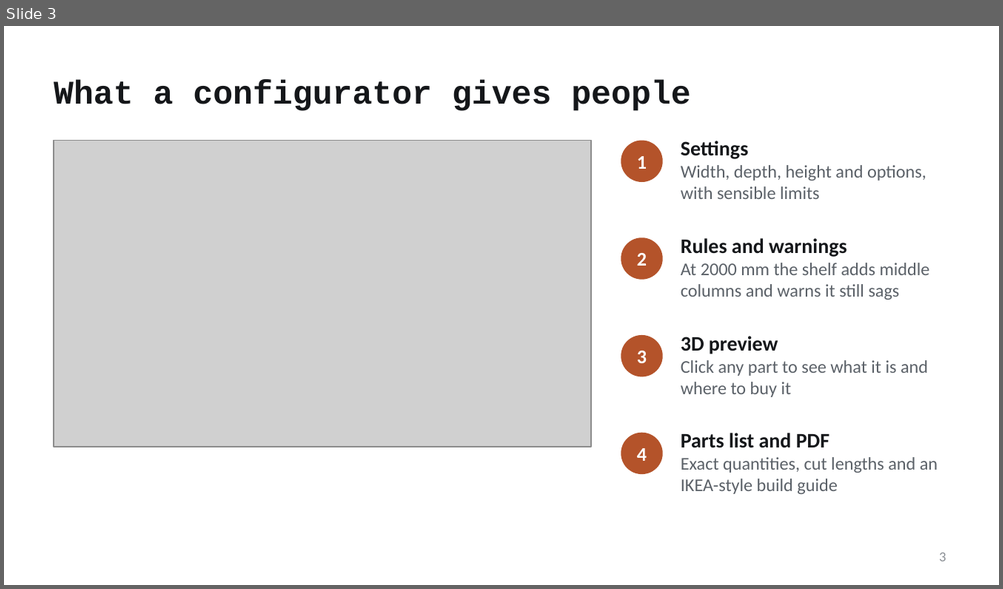
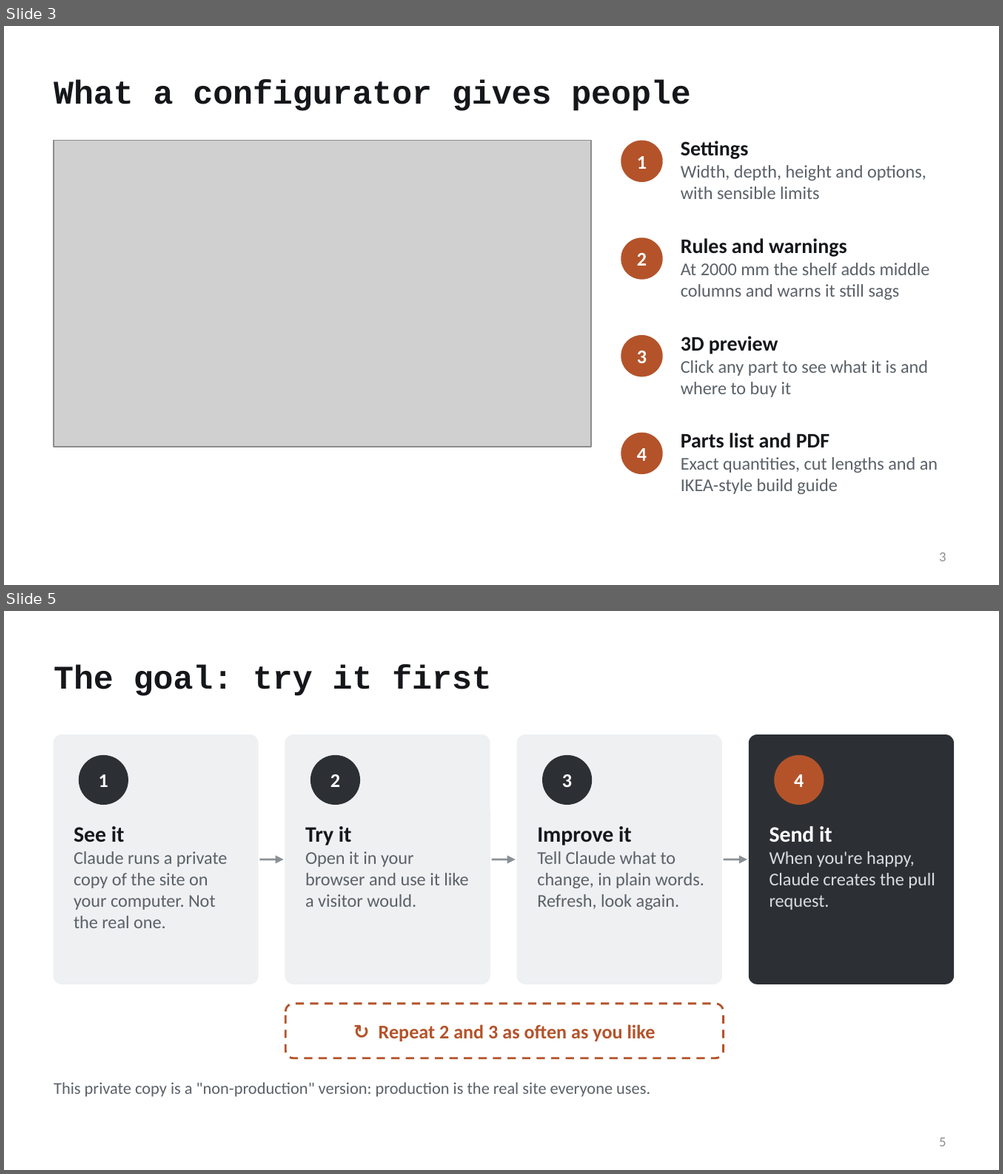
Before and after one commit to mfprado/acrylic-furniture, a slide deck: docs/contributing-guide.pptx. Shown one above the other, each under a label of ours: slide 3 before the commit, slides 3 and 5 after it; the slides between them are not shown. The pictures are 1003x589 and 1003x1174 pixels, drawn with LibreOffice and Linux fonts; fonts in the diff are those of the drawing; grey boxes stand for pictures. Boxes give left, top, right and bottom in pixels: in the first picture for what was removed or moved away, otherwise in the second. Text is boxed around its words. In the diff, an @@ line names an element or a change of style, - is before the commit and + after.

```diff
--- a/docs/contributing-guide.pptx
+++ b/docs/contributing-guide.pptx
@@ slide 5 added at (x1=4, y1=611, x2=999, y2=1170), background #FFFFFF @@
@@ title added at (x1=54, y1=665, x2=491, y2=696), 24 pt, text #15171A, bold @@
+The goal: try it first
@@ rounded rectangle added at (x1=54, y1=735, x2=258, y2=984), fill #EEF0F2, outline #EEF0F2 1 pt @@
@@ rounded rectangle added at (x1=285, y1=735, x2=489, y2=984), fill #EEF0F2, outline #EEF0F2 1 pt @@
@@ rounded rectangle added at (x1=518, y1=735, x2=721, y2=984), fill #EEF0F2, outline #EEF0F2 1 pt @@
@@ rounded rectangle added at (x1=749, y1=735, x2=953, y2=984), fill #2C3035, outline #2C3035 1 pt @@
@@ ellipse added at (x1=79, y1=755, x2=128, y2=805), fill #2C3035, 14 pt, text #FFFFFF, bold @@
+1
@@ ellipse added at (x1=310, y1=755, x2=360, y2=805), fill #2C3035, 14 pt, text #FFFFFF, bold @@
+2
@@ ellipse added at (x1=542, y1=755, x2=592, y2=805), fill #2C3035, 14 pt, text #FFFFFF, bold @@
+3
@@ ellipse added at (x1=774, y1=755, x2=823, y2=805), fill #B4532A, 14 pt, text #FFFFFF, bold @@
+4
@@ text added at (x1=74, y1=826, x2=227, y2=928), 13 pt, text #5B6168 @@
+See it
+Claude runs a private copy of the site on your computer. Not the real one.
@@ text added at (x1=305, y1=826, x2=468, y2=907), 13 pt, text #5B6168 @@
+Try it
+Open it in your browser and use it like a visitor would.
@@ text added at (x1=537, y1=826, x2=704, y2=910), 13 pt, text #5B6168 @@
+Improve it
+Tell Claude what to change, in plain words. Refresh, look again.
@@ text added at (x1=769, y1=826, x2=935, y2=910), 13 pt, text #D9DCDF @@
+Send it
+When you're happy, Claude creates the pull request.
@@ arrow added from (259, 860) to (284, 860), #8A8F94 1.5 pt @@
@@ arrow added from (492, 860) to (515, 860), #8A8F94 1.5 pt @@
@@ arrow added from (723, 860) to (747, 860), #8A8F94 1.5 pt @@
@@ rounded rectangle added at (x1=285, y1=1004, x2=723, y2=1059), fill #FFFFFF, outline #B4532A 1.5 pt dashed @@
@@ text added at (x1=378, y1=1025, x2=655, y2=1042), 14 pt, text #B4532A, bold @@
+↻ Repeat 2 and 3 as often as you like
@@ text added at (x1=54, y1=1082, x2=650, y2=1097), 12 pt, text #5B6168 @@
+This private copy is a "non-production" version: production is the real site everyone uses.
@@ page number added at (x1=939, y1=1138, x2=945, y2=1147), 10 pt, text #8A8F94 @@
+5
```
Also in this commit, not shown: 9 slides changed, 7 other slides added, 5 slides removed, 3 other files.
